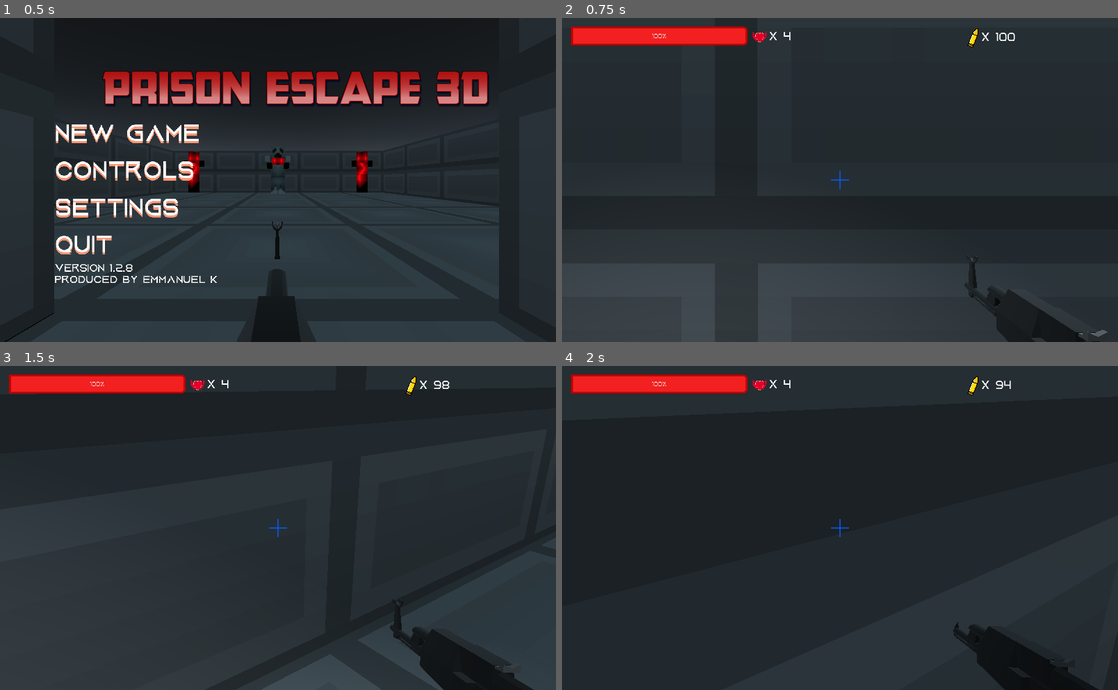
Above: before the commit, frames 1-4 (two rows, left to right).
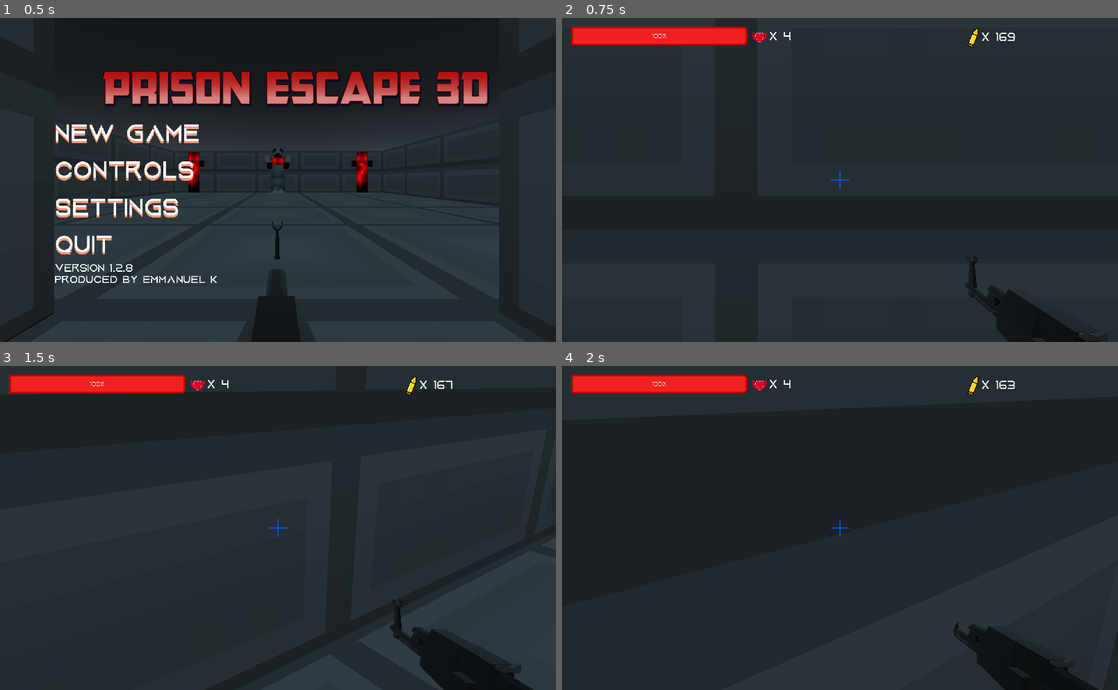
Above: after the commit, the same moments.

Repository: TheNoobBOBXD/Game2021
Game: Godot game, scene res://TitleScreen/TitleScreen.tscn
Two runs of this game, one before a commit and one after it. Both use one fixed random seed, a clock stepped at 60 frames per second and the inputs below.
Inputs (mouse positions are in pixels of both pictures, inside the frame that each line leads up to):
- Up to frame 1 (0.5 s): no input
- Up to frame 2 (0.75 s): click "New Game" at 0.5 s
- Up to frame 3 (1.5 s): tap Enter (ui_accept) at 1.25 s; move the mouse to (272, 534) at 1.27 s; press the mouse at (272, 534) at 1.28 s; hold W (move_forward) from 1.28 s (still down)
- Up to frame 4 (2 s): keep holding W (move_forward); tap Space (jump) at 1.52 s

Frame 1 is identical in both runs. In frame 2, less than 0.1% of the frame differs, in the area x 73-99%, y 4-99%; in frame 3, less than 0.1%; in frame 4, less than 0.1%, in the area x 78-82%, y 4-8%.

Commit message:
YOWIN

Diff:
--- /dev/null
+++ b/PrisonEscape3D/GameOver.gd
@@ -0,0 +1,11 @@
+extends Control
+
+
+
+func _ready():
+	pass # Replace with function body.
+
+
+
+func _on_Quit_pressed(): #literally quites the game if it is pressed.
+	get_tree().quit()
--- /dev/null
+++ b/PrisonEscape3D/GameOver.tscn
@@ -0,0 +1,124 @@
+[gd_scene load_steps=11 format=2]
+
+[ext_resource path="res://3DScenes/BigRoomDeadEnd.tscn" type="PackedScene" id=1]
+[ext_resource path="res://cooltext397810940096711.png" type="Texture" id=2]
+[ext_resource path="res://3DScenes/Cube.tscn" type="PackedScene" id=3]
+[ext_resource path="res://Enemy/ShooterEnemyZombie.tscn" type="PackedScene" id=4]
+[ext_resource path="res://TitleScreen/Images/Aquire-BW0ox.otf" type="DynamicFontData" id=5]
+[ext_resource path="res://GameOver.gd" type="Script" id=7]
+[ext_resource path="res://Enemy/BossShooterEnemyZombie.tscn" type="PackedScene" id=8]
+[ext_resource path="res://Enemy/v2ShooterEnemyZombie.tscn" type="PackedScene" id=9]
+[ext_resource path="res://Lightbulb.tscn" type="PackedScene" id=10]
+
+[sub_resource type="DynamicFont" id=1]
+size = 54
+outline_color = Color( 0.742188, 0.605927, 0.605927, 1 )
+font_data = ExtResource( 5 )
+
+[node name="GameOver" type="Control"]
+anchor_right = 1.0
+anchor_bottom = 1.0
+script = ExtResource( 7 )
+__meta__ = {
+"_edit_use_anchors_": false
+}
+
+[node name="Quit" type="Button" parent="."]
+margin_top = 380.0
+margin_right = 1200.0
+margin_bottom = 528.0
+rect_min_size = Vector2( 360, 60 )
+flat = true
+__meta__ = {
+"_edit_use_anchors_": false
+}
+
+[node name="Label" type="Label" parent="Quit"]
+anchor_left = 0.387
+anchor_top = 2.283
+anchor_right = 0.5
+anchor_bottom = 3.09
+margin_left = 49.6
+margin_top = -286.884
+margin_right = 50.0
+margin_bottom = -287.304
+custom_colors/font_color_shadow = Color( 1, 0.592157, 0.45098, 1 )
+custom_constants/shadow_offset_x = 0
+custom_constants/shadow_offset_y = 5
+custom_fonts/font = SubResource( 1 )
+text = "Quit"
+__meta__ = {
+"_edit_use_anchors_": false
+}
+
+[node name="Camera" type="Camera" parent="."]
+transform = Transform( 1, 0, 0, 0, 1, 0, 0, 0, 1, 0, 0.691268, -3 )
+
+[node name="BigRoomDeadEnd" parent="." instance=ExtResource( 1 )]
+transform = Transform( 1, 0, 0, 0, 1, 0, 0, 0, 1, 0, 0.0962427, -6.03811 )
+
+[node name="Cube" parent="." instance=ExtResource( 3 )]
+transform = Transform( 8.8567, 0, 0, 0, 1, 0, 0, 0, 43.1875, 0, 2.07851, 0 )
+
+[node name="ShooterEnemyZombie" parent="." instance=ExtResource( 4 )]
+transform = Transform( -0.973428, 0, -0.228996, 0, 1, 0, 0.228996, 0, -0.973428, -1.05073, -1, -5.99832 )
+
+[node name="v2BossShooterEnemyZombie" parent="." instance=ExtResource( 9 )]
+transform = Transform( -0.866025, 0, 0.5, 0, 0.9, 0, -0.5, 0, -0.866025, 1.5, -1, -5.8 )
+
+[node name="BossShooterEnemyZombie" parent="." instance=ExtResource( 8 )]
+transform = Transform( -1, 0, -8.74228e-08, 0, 0.9, 0, 8.74228e-08, 0, -1, 0, -1, -7 )
+
+[node name="ShooterEnemyZombie2" parent="." instance=ExtResource( 4 )]
+transform = Transform( -0.973428, 0, -0.228996, 0, 1, 0, 0.228996, 0, -0.973428, -1.05073, -0.1, -6.99832 )
+
+[node name="v2BossShooterEnemyZombie2" parent="." instance=ExtResource( 9 )]
+transform = Transform( -0.866025, 0, 0.5, 0, 0.9, 0, -0.5, 0, -0.866025, 1.5, -0.1, -6.8 )
+
+[node name="BossShooterEnemyZombie2" parent="." instance=ExtResource( 8 )]
+transform = Transform( -1, 0, -8.74228e-08, 0, 0.9, 0, 8.74228e-08, 0, -1, 0, -0.1, -8 )
+
+[node name="ShooterEnemyZombie3" parent="." instance=ExtResource( 4 )]
+transform = Transform( -0.526392, 0, -0.850242, 0, 1, 0, 0.850242, 0, -0.526392, -4.39315, -0.1, -6.21415 )
+
+[node name="v2BossShooterEnemyZombie3" parent="." instance=ExtResource( 9 )]
+transform = Transform( -0.965926, 0, -0.258819, 0, 0.9, 0, 0.258819, 0, -0.965926, -2.44928, -0.1, -7.87755 )
+
+[node name="BossShooterEnemyZombie3" parent="." instance=ExtResource( 8 )]
+transform = Transform( -0.707107, 0, -0.707107, 0, 0.9, 0, 0.707107, 0, -0.707107, -4.35847, -0.1, -7.66542 )
+
+[node name="ShooterEnemyZombie4" parent="." instance=ExtResource( 4 )]
+transform = Transform( -0.957511, 0, 0.288397, 0, 1, 0, -0.288397, 0, -0.957511, 2.52386, -0.1, -7.76941 )
+
+[node name="v2BossShooterEnemyZombie4" parent="." instance=ExtResource( 9 )]
+transform = Transform( -0.5, 0, 0.866025, 0, 0.9, 0, -0.866025, 0, -0.5, 4.6337, -0.1, -6.32229 )
+
+[node name="BossShooterEnemyZombie4" parent="." instance=ExtResource( 8 )]
+transform = Transform( -0.866025, 0, 0.5, 0, 0.9, 0, -0.5, 0, -0.866025, 3.93466, -0.1, -8.11153 )
+
+[node name="Lightbulb" parent="." instance=ExtResource( 10 )]
+transform = Transform( 0.229308, 0.0465383, 1.6234e-10, 0, 1.49012e-08, -0.0946297, -0.0200619, 0.531935, 1.85556e-09, -0.35326, 1.29264, -1.9219 )
+
+[node name="Lightbulb2" parent="." instance=ExtResource( 10 )]
+transform = Transform( -0.22651, 0.0880312, -0.006339, 0.00194201, 0.223857, 0.0859085, 0.0409156, 0.476717, -0.0391704, 0.04674, 1.29264, -1.9219 )
+
+[node name="SpotLight" parent="Lightbulb2" index="0"]
+transform = Transform( 4.34435, 0, 9.53674e-07, 2.98023e-08, -4.76837e-07, 1.87278, 5.96046e-08, -10.5675, -2.14577e-06, -0.321029, 0.296734, -0.779938 )
+light_color = Color( 1, 0.027451, 0.027451, 1 )
+light_energy = 3.172
+light_specular = 0.44
+spot_angle = 60.7615
+
+[node name="TextureRect" type="TextureRect" parent="."]
+margin_left = 335.0
+margin_right = 831.0
+margin_bottom = 207.0
+texture = ExtResource( 2 )
+expand = true
+__meta__ = {
+"_edit_use_anchors_": false
+}
+
+[connection signal="pressed" from="Quit" to="." method="_on_Quit_pressed"]
+
+[editable path="Lightbulb2"]
--- /dev/null
+++ b/PrisonEscape3D/Lightbulb.tscn
@@ -0,0 +1,15 @@
+[gd_scene load_steps=2 format=2]
+
+[sub_resource type="CapsuleMesh" id=1]
+
+[node name="Lightbulb" type="MeshInstance"]
+transform = Transform( 0.230184, 0, 0, 0, 0.533967, 0, 0, 0, 0.0946297, -1.25326, 2.89264, 0.878099 )
+mesh = SubResource( 1 )
+material/0 = null
+
+[node name="SpotLight" type="SpotLight" parent="."]
+transform = Transform( 1.53728, 0, 0, 0, -1.63454e-07, 0.662695, 0, -3.73939, -9.2232e-07, -0.321029, 0.296734, -0.779938 )
+light_color = Color( 0.027451, 0.0431373, 1, 1 )
+light_energy = 4.2
+shadow_enabled = true
+spot_range = 22.2
--- /dev/null
+++ b/PrisonEscape3D/Particles/Constantblood.tscn
@@ -0,0 +1,20 @@
+[gd_scene load_steps=3 format=2]
+
+[sub_resource type="SpatialMaterial" id=1]
+albedo_color = Color( 0.92549, 0.054902, 0, 1 )
+
+[sub_resource type="CubeMesh" id=2]
+material = SubResource( 1 )
+size = Vector3( 0.15, 0.15, 0.15 )
+
+[node name="CPUParticles" type="CPUParticles"]
+amount = 101
+lifetime = 0.69
+speed_scale = 1.5
+explosiveness = 0.42
+mesh = SubResource( 2 )
+emission_shape = 1
+emission_sphere_radius = 1.0
+direction = Vector3( 0, 3, 0 )
+spread = 42.0
+initial_velocity = 6.42
--- a/PrisonEscape3D/Scenes/Level0.tscn
+++ b/PrisonEscape3D/Scenes/Level0.tscn
@@ -22,8 +22,6 @@
 [ext_resource path="res://MYcreations/Medpack.tscn" type="PackedScene" id=21]
 [ext_resource path="res://MYcreations/AmmoCrate.tscn" type="PackedScene" id=22]
 [ext_resource path="res://Enemy/v2ShooterEnemyZombie.tscn" type="PackedScene" id=23]
-
-[sub_resource type="CapsuleMesh" id=1]
 
 [node name="World" type="Spatial"]
 transform = Transform( 2.826, 0, 0, 0, 2.826, 0, 0, 0, 2.826, 0, 0, 0 )
@@ -74,15 +72,6 @@
 transform = Transform( 0.786349, 0, 0, 0, 0.786349, 0, 0, 0, 0.786349, 0, 0.255563, 0 )
 
 [node name="UserInterface" parent="." instance=ExtResource( 10 )]
-
-[node name="Lightbulb" type="MeshInstance" parent="."]
-transform = Transform( 0.230184, 0, 0, 0, 0.533967, 0, 0, 0, 0.0946297, -1.25326, 2.89264, 0.878099 )
-mesh = SubResource( 1 )
-material/0 = null
-
-[node name="SpotLight" type="SpotLight" parent="Lightbulb"]
-transform = Transform( 1.53728, 0, 0, 0, -1.63454e-07, 0.662695, 0, -3.73939, -9.2232e-07, -0.321029, 0.296734, -0.779938 )
-spot_range = 22.2
 
 [node name="WorldEnvironment" type="WorldEnvironment" parent="."]
 environment = ExtResource( 1 )
--- a/PrisonEscape3D/ShooterEnemyZombie.gd
+++ b/PrisonEscape3D/ShooterEnemyZombie.gd
@@ -11,6 +11,7 @@
 
 var ammo_pack = preload("res://MYcreations/AmmoCrate.tscn")
 var med_pack = preload ("res://MYcreations/Medpack.tscn")
+#loads the med pack and the ammo pack
 
 func _ready():
 	pass
@@ -25,7 +26,7 @@
 		a.set_emitting(true)
 		print("splat")
 		SoundPlayer.play("res://Sounds/Sfx/Random/Randomize3.wav")
-		queue_free()
+		queue_free() #removes the zombie after it dies
 
 	else:
 		pass
@@ -40,29 +41,29 @@
 		if $RayCast.get_collider() != null:
 			if $RayCast.get_collider().name == "Player":
 				move_and_slide(facing * move_speed * delta, Vector3.UP)
-				$ShooterGhost/AnimationPlayer.play("BadGhostshoot")
+				$ShooterGhost/AnimationPlayer.play("BadGhostshoot") #animation shooting
 			else:
-				$ShooterGhost/AnimationPlayer.play("GhostAnimation")
+				$ShooterGhost/AnimationPlayer.play("GhostAnimation")#plays the idela animation
 		if can_shoot:
 			if $RayCast.get_collider() != null:
 				if $RayCast.get_collider().name == "Player":
-					Playerinfo.change_health(-5)
+					Playerinfo.change_health(rand_range(-3,-5)) #changes the player health between 3 and 5 health
 					$RayCast.get_collider().hit()
-					SoundPlayer.play("res://Sounds/Sfx/Hitorhurt/001.wav")
+					SoundPlayer.play("res://Sounds/Sfx/Hitorhurt/001.wav") #plays sound hit
 					print("yeet")
-					if Playerinfo.get_health() <= 0:
-						get_tree().reload_current_scene()
-						Playerinfo.change_lives(-1)
-						Playerinfo.reset()
+					if Playerinfo.get_health() <= 0: #if the player has no more health
+						get_tree().reload_current_scene() #reloads the level that the player is currently in
+						Playerinfo.change_lives(-1) #changes life
+						Playerinfo.reset() #resets the information (so max health and everything)
 						SoundPlayer.play("res://Sounds/Sfx/Explosion/Explosion_002.wav")
 			can_shoot = false
 			$Timer.start()
 
 
 func _on_Area_body_entered(body):
-	if body.name == "Player":
+	if body.name == "Player": #checking if the player has entered the body
 		$RayCast.set_enabled(true)
-		print("found player")
+		print("found player") #this tells me that the player has been found - all print statements are to check/look at the debugger and see whether it actually runs this part of the code.
 		follow_player = true
 		can_shoot = true
 		player = body
@@ -70,15 +71,15 @@
 
 
 
-func _on_Area_body_exited(body):
+func _on_Area_body_exited(body): #when the player has exited the body
 	if body.name == "Player":
 		$RayCast.set_enabled(false)
 		print("lost player")
-		follow_player = false
+		follow_player = false #can't see, can't shoot or follow the player
 		can_shoot = false
 	pass
 
 
-func _on_Timer_timeout():
+func _on_Timer_timeout(): #the time between each shot that it fires.
 	can_shoot = true
 	pass # Replace with function body.
--- a/PrisonEscape3D/TitleScreen/Scripts/title_screen.gd
+++ b/PrisonEscape3D/TitleScreen/Scripts/title_screen.gd
@@ -25,3 +25,4 @@
 #func _on_FadeIn_fade_finished():
 #	$FadeIn/AnimationPlayer.stop
 #	pass # Replace with function body.
+#didn't want it and didn't work
--- a/PrisonEscape3D/TitleScreen/TitleScreen.tscn
+++ b/PrisonEscape3D/TitleScreen/TitleScreen.tscn
@@ -38,14 +38,14 @@
 
 [node name="Logo" type="TextureRect" parent="Menu"]
 margin_right = 1040.0
-margin_bottom = 141.0
+margin_bottom = 99.0
 texture = ExtResource( 2 )
 stretch_mode = 4
 
 [node name="CenterRow" type="HBoxContainer" parent="Menu"]
-margin_top = 145.0
+margin_top = 103.0
 margin_right = 1040.0
-margin_bottom = 445.0
+margin_bottom = 403.0
 size_flags_horizontal = 3
 size_flags_vertical = 3
 
@@ -158,7 +158,7 @@
 margin_bottom = 150.0
 
 [node name="VersionLabel" type="Label" parent="Menu"]
-margin_top = 449.0
+margin_top = 407.0
 margin_right = 1040.0
 margin_bottom = 560.0
 size_flags_horizontal = 3
--- /dev/null
+++ b/PrisonEscape3D/YOUWIN.tscn
@@ -0,0 +1,89 @@
+[gd_scene load_steps=12 format=2]
+
+[ext_resource path="res://3DScenes/BigRoomDeadEnd.tscn" type="PackedScene" id=1]
+[ext_resource path="res://Particles/cooltext397812544144162.png" type="Texture" id=2]
+[ext_resource path="res://3DScenes/Cube.tscn" type="PackedScene" id=3]
+[ext_resource path="res://Enemy/ShooterEnemyZombie.tscn" type="PackedScene" id=4]
+[ext_resource path="res://TitleScreen/Images/Aquire-BW0ox.otf" type="DynamicFontData" id=5]
+[ext_resource path="res://Particles/Constantblood.tscn" type="PackedScene" id=6]
+[ext_resource path="res://GameOver.gd" type="Script" id=7]
+[ext_resource path="res://Enemy/BossShooterEnemyZombie.tscn" type="PackedScene" id=8]
+[ext_resource path="res://Enemy/v2ShooterEnemyZombie.tscn" type="PackedScene" id=9]
+[ext_resource path="res://Lightbulb.tscn" type="PackedScene" id=10]
+
+[sub_resource type="DynamicFont" id=1]
+size = 54
+outline_color = Color( 0.742188, 0.605927, 0.605927, 1 )
+font_data = ExtResource( 5 )
+
+[node name="GameOver" type="Control"]
+anchor_right = 1.0
+anchor_bottom = 1.0
+script = ExtResource( 7 )
+__meta__ = {
+"_edit_use_anchors_": false
+}
+
+[node name="Quit" type="Button" parent="."]
+margin_top = 380.0
+margin_right = 1200.0
+margin_bottom = 528.0
+rect_min_size = Vector2( 360, 60 )
+flat = true
+__meta__ = {
+"_edit_use_anchors_": false
+}
+
+[node name="Label" type="Label" parent="Quit"]
+anchor_left = 0.387
+anchor_top = 2.283
+anchor_right = 0.5
+anchor_bottom = 3.09
+margin_left = 49.6
+margin_top = -286.884
+margin_right = 50.0
+margin_bottom = -287.304
+custom_colors/font_color_shadow = Color( 1, 0.592157, 0.45098, 1 )
+custom_constants/shadow_offset_x = 0
+custom_constants/shadow_offset_y = 5
+custom_fonts/font = SubResource( 1 )
+text = "Quit"
+__meta__ = {
+"_edit_use_anchors_": false
+}
+
+[node name="Camera" type="Camera" parent="."]
+transform = Transform( 1, 0, 0, 0, 1, 0, 0, 0, 1, 0, 0.691268, -3 )
+
+[node name="BigRoomDeadEnd" parent="." instance=ExtResource( 1 )]
+transform = Transform( 1, 0, 0, 0, 1, 0, 0, 0, 1, 0, 0.0962427, -6.03811 )
+
+[node name="Cube" parent="." instance=ExtResource( 3 )]
+transform = Transform( 8.8567, 0, 0, 0, 1, 0, 0, 0, 43.1875, 0, 2.07851, 0 )
+
+[node name="CPUParticles" parent="." instance=ExtResource( 6 )]
+transform = Transform( 1, -7.45058e-09, 4.09782e-08, 1.49012e-08, 1, 0, 1.11759e-08, 0, 1, -3.60581, -0.528345, -10.0678 )
+
+[node name="v2BossShooterEnemyZombie3" parent="." instance=ExtResource( 9 )]
+transform = Transform( -0.482963, -0.779423, -0.129409, -0.194114, 0.225, -0.948588, 0.853854, -0.389711, -0.288849, -2.44928, -0.0999999, -7.87755 )
+
+[node name="BossShooterEnemyZombie" parent="." instance=ExtResource( 8 )]
+transform = Transform( -0.247822, 0.965926, 0.0746427, 0.924885, 0.258819, -0.27857, -0.288397, 0, -0.957511, -3.47614, -0.0999999, -9.76941 )
+
+[node name="ShooterEnemyZombie4" parent="." instance=ExtResource( 4 )]
+transform = Transform( -0.874041, 0.183013, -0.450065, 0.483044, 0.426777, -0.764546, 0.0521556, -0.885645, -0.461424, -3.47614, -0.0999999, -8.76941 )
+
+[node name="Lightbulb" parent="." instance=ExtResource( 10 )]
+transform = Transform( 0.229308, 0.0465383, 1.6234e-10, 0, 1.49012e-08, -0.0946297, -0.0200619, 0.531935, 1.85556e-09, 0.34674, 1.29264, -1.9219 )
+
+[node name="TextureRect" type="TextureRect" parent="."]
+margin_left = 335.0
+margin_right = 831.0
+margin_bottom = 207.0
+texture = ExtResource( 2 )
+expand = true
+__meta__ = {
+"_edit_use_anchors_": false
+}
+
+[connection signal="pressed" from="Quit" to="." method="_on_Quit_pressed"]
--- a/PrisonEscape3D/playerinfo.gd
+++ b/PrisonEscape3D/playerinfo.gd
@@ -1,5 +1,6 @@
 extends Node
 
+#variables I will use in other code
 var health
 var health_max
 var ammo
@@ -9,32 +10,34 @@
 var current_level = 0
 var level_count = 3
 
-func _ready():
+func _ready(): #setting values for my variables
 	health = 100
 	health_max = 100
-	ammo = 100
+	ammo = 169
 	ammo_max = 5000
 	lives = 4
 	lives_max = 5
 
-func change_health(amount):
+func change_health(amount): #chagne health - shown in game by bar
 	health += amount
 	health = clamp(health,0, health_max)
 
 
-func change_ammo(amount):
+func change_ammo(amount): #chaing ammo
 	ammo += amount
 	ammo = clamp(ammo, 0, ammo_max)
 
 
 func change_lives(amount):
-	lives += amount
+	lives += amount #changing lives by amount (you die you loose one)
 	lives = clamp(lives,0,lives_max)
-	if lives <= 0:
+	if lives <= 0: #if 0 lives aka u lost...
 		SoundPlayer.play("res://Sounds/Sfx/Random/Randomize9.wav")
 		print("Game Over")
+		get_tree().change_scene("res://GameOver.tscn") #change to gameover scene
+		Input.set_mouse_mode(Input.MOUSE_MODE_VISIBLE) #makes mouse vissable
+		pass
 
-		get_tree().quit()
 
 func get_health():
 	return health
@@ -46,7 +49,7 @@
 	return str(lives)
 
 func has_ammo():
-	return ammo > 0
+	return ammo > 0 #if ammo is greater than 0
 	print(ammo)
 
 func change_level():
@@ -56,7 +59,9 @@
 		SoundPlayer.play("res://Sounds/Sfx/Pickup/Pickup_005.wav")
 	else:
 		#put game over here?
-		get_tree().quit()
+		get_tree().change_scene("res://YOUWIN.tscn") #change to gameover scene
+		Input.set_mouse_mode(Input.MOUSE_MODE_VISIBLE) #makes mouse vissable
+
 
 func reset():
 	health = health_max
--- a/PrisonEscape3D/v2ShooterEnemyZombie.gd
+++ b/PrisonEscape3D/v2ShooterEnemyZombie.gd
@@ -70,7 +70,7 @@
 func _on_Area_body_exited(body):
 	if body.name == "Player":
 		$RayCast.set_enabled(false)
-		print("boho lost player")
+		print("boho lost player") #no longer can follow or shoot at the player
 		follow_player = false
 		can_shoot = false
 	pass
Binary file added: PrisonEscape3D/Particles/cooltext397812544144162.png
Not shown, added: PrisonEscape3D/Particles/cooltext397812544144162.png.import
Not shown: 1 places in PrisonEscape3D/Scenes/Level0.tscn that only renumber resources
Binary file added: PrisonEscape3D/Youdied.gif
Binary file added: PrisonEscape3D/cooltext397810940096711.png
Not shown, added: PrisonEscape3D/cooltext397810940096711.png.import
Binary file added: PrisonEscape3D/cooltext397812544144162.png
Not shown, added: PrisonEscape3D/cooltext397812544144162.png.import
